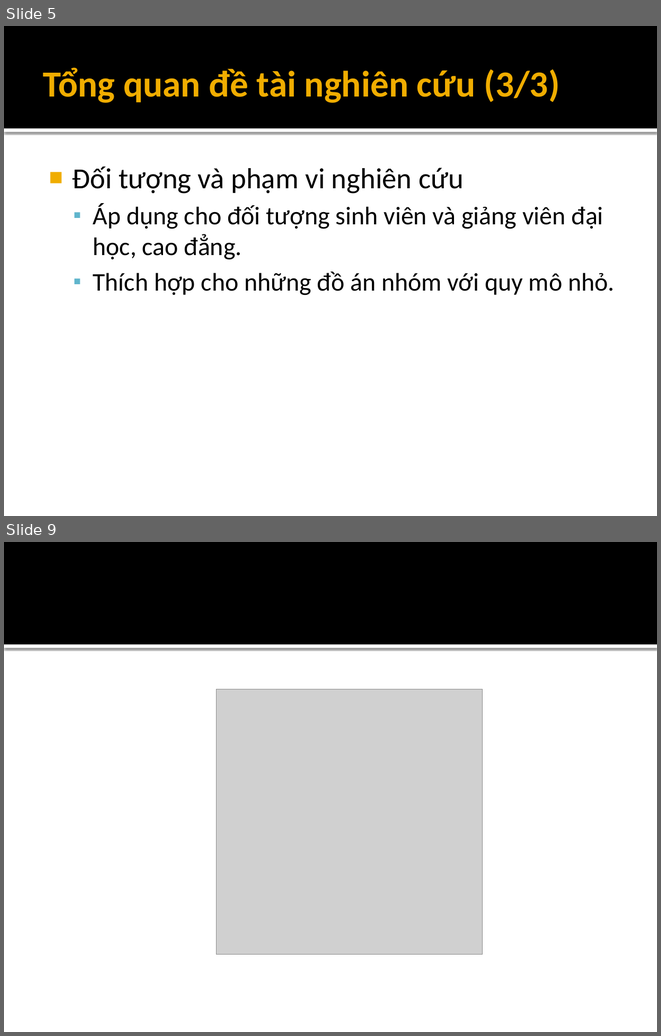
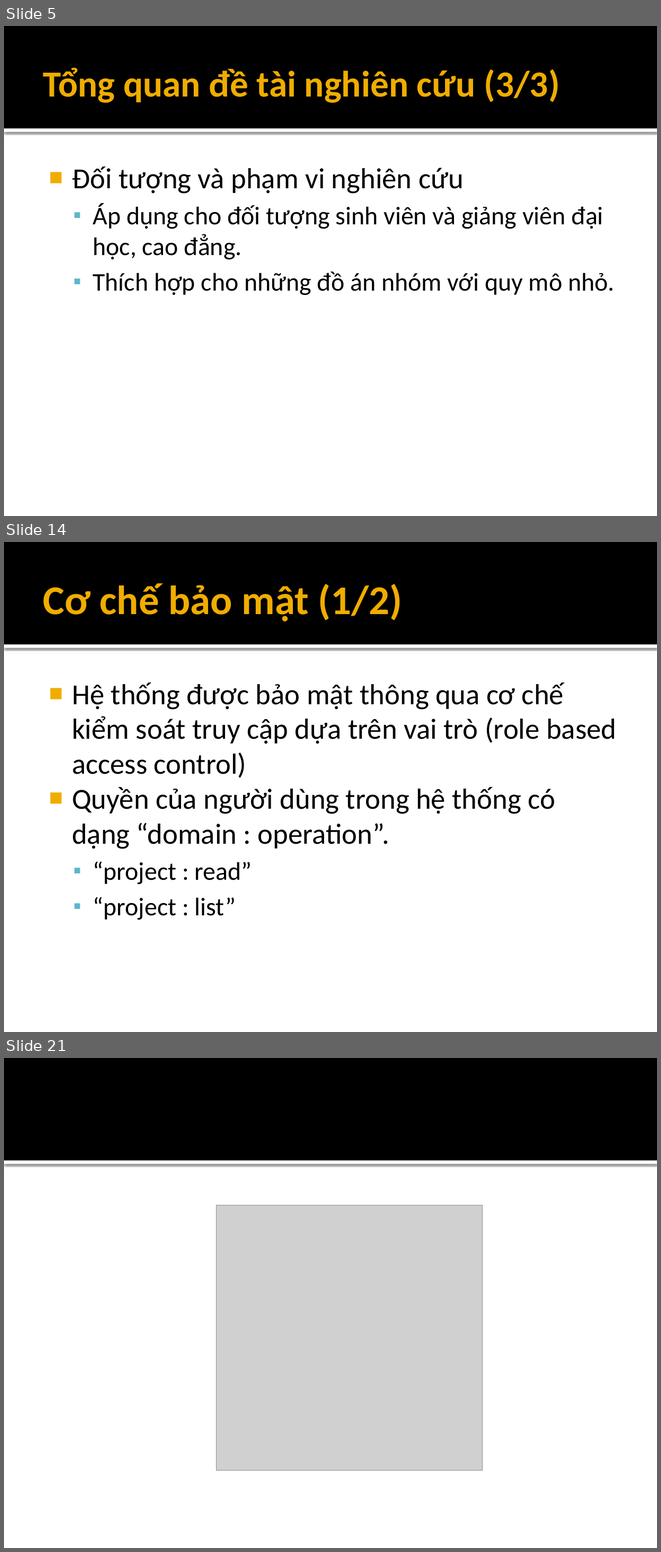
Before and after one commit to andungtra/he-thong-quan-ly-tuong-tac, a slide deck: Report/ppt/Presentation.pptx. Shown one above the other, each under a label of ours: slides 5 and 9 before the commit, slides 5, 14 and 21 after it; the slides between them are not shown. The pictures are 661x1036 and 661x1552 pixels, drawn with LibreOffice and Linux fonts; fonts in the diff are those of the drawing; grey boxes stand for pictures. Boxes give left, top, right and bottom in pixels: in the first picture for what was removed or moved away, otherwise in the second. Text is boxed around its words. In the diff, an @@ line names an element or a change of style, - is before the commit and + after.

Commit message:
- fix bug #92, #93, #98, #99 - update slide

```diff
--- a/Report/ppt/Presentation.pptx
+++ b/Report/ppt/Presentation.pptx
@@ slide 14 added at [4, 542, 657, 1032], background #FFFFFF; not listed: 2 template elements that a slide beside it also shows @@
@@ title added at [43, 583, 402, 622], 45 pt, text #F0AD00, bold @@
+Cơ chế bảo mật (1/2)
@@ text added at [72, 682, 616, 920], 32 pt, text #000000 @@
+■ Hệ thống được bảo mật thông qua cơ chế kiểm soát truy cập dựa trên vai trò (role based access control)
+■ Quyền của người dùng trong hệ thống có dạng “domain : operation”.
+  ▪ “project : read”
+  ▪ “project : list”
@@ what was slide 9 is now slide 21 @@
```
Also in this commit, not shown: 3 slides changed, 11 other slides added, 7 other files.
